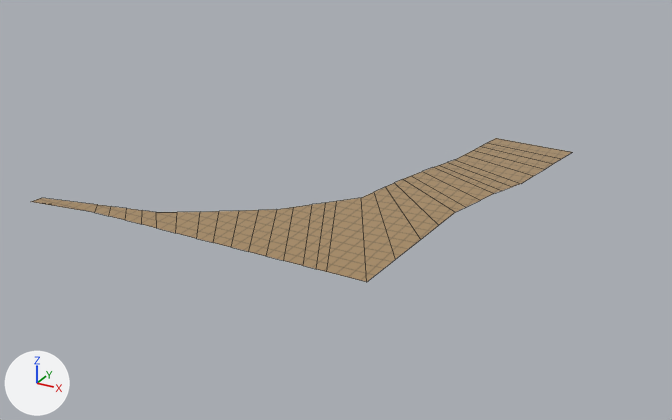
The FBX model Assets/_project/Art/Models/CityTrackGeometry/FrontMallPathway.fbx: old version first, new version second.
Both versions are drawn from a camera (50 mm lens) standing at (141.0, -293.8, -58.0) and looking at (108.3, -234.4, -87.7). Arrows for +X, +Y and +Z are at lower left; the lights stay in place. Mesh edges are drawn as thin lines. Where no turn or scale is listed for an object, it has been applied to the vertices.
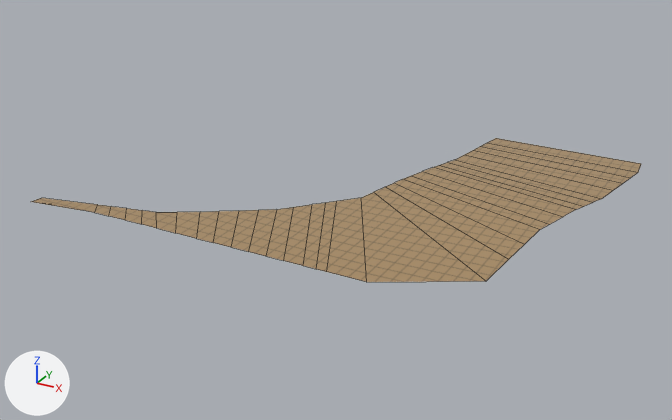
Commit message: City Level Mall Road progress

Boxes (x1, y1, x2, y2) around the edits, measured in the pictures (672 x 420 px; the box of a moved part takes in the faces that stretch with it):
'Object008', reshaped (13% wider)
    before: (31, 138, 572, 282)
    after: (31, 138, 641, 282)
part 1 of me_mesh, moved or reshaped
    before: (488, 138, 572, 159)
    after: (488, 138, 641, 172)
part 2 of me_mesh, moved or reshaped
    before: (367, 146, 561, 281)
    after: (367, 146, 638, 282)

The change, as a list of edits to the scene's bpy script:
```text
Change me_mesh:
    where me_mesh.from_pydata(...)  # 96 vertices, 62 faces; spans x 129.4..162.5, y -225.4..-195.5, z -86.1..-85.3
    used by ob_object008; location = (-39.93, -22.59, -0.08)
    me_mesh part 1: the 1 vertex in x 162.5, y -195.8, z -85.4 is moved by (5.7, 0.0, 0.0)
    me_mesh part 2: all 14 vertices in x 157.9..162.2, y -221.1..-197.9, z -85.6..-85.3 are moved by (6.3, 0.0, 0.0)
```
